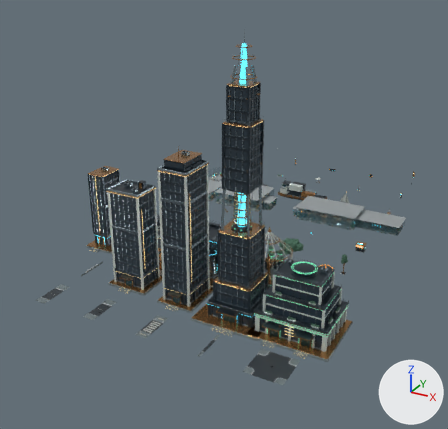
A saved change to the Blender file assets/system-world/production/aurago-world-3.blend.
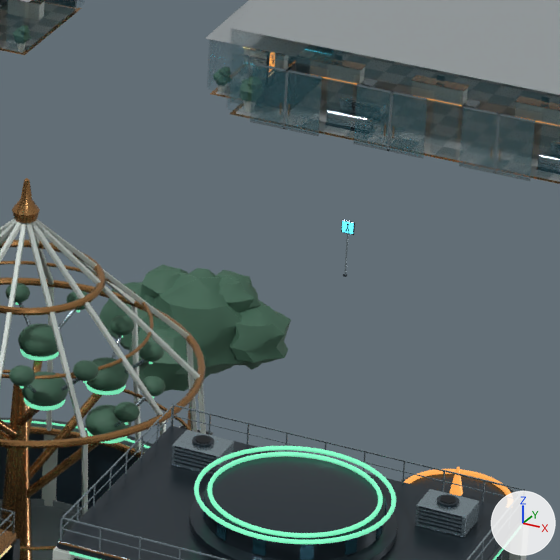
The first picture shows the older version from a 50 mm lens placed at (136.1, -129.3, 107.1), pointed at (29.3, 64.9, 10.0). The close-ups show the older and then the newer version on the part from 59% to 76% of the width and 47% to 64% of the height of that picture. Only the edits that show in the close-ups are written down. The axes (+X, +Y, +Z) are drawn at lower right. The lights are the same throughout.

Names of what the first close-up shows: 'door_0_l.003', 'door_0_r.003', 'door_1_l.002', 'door_1_r.002', 'door_2_l', 'door_2_r', 'lobby.005', 'structure.009', 'structure.013', 'structure.018', 'structure.027', 'structure.028' and 5 more.
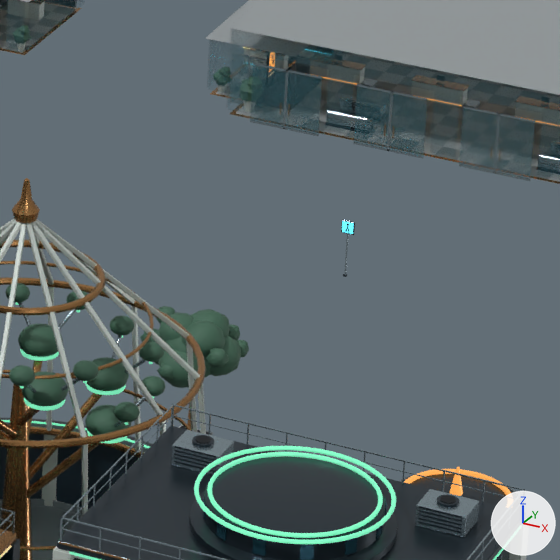
Scene script edits in JSON lines:
```json
{"block": "me_tree_round_structure", "where": "# used by ob_structure_018; parent = ob_tree_round_lod0; location = (0.0, 0.0, 0.0)"}
{"op": "remove", "block": "me_tree_round_structure", "code": "me_tree_round_structure.from_pydata(...)  # 952 vertices, 994 faces; spans x -4.83..4.5, y -4.81..4.95, z 0.0..8.41"}
{"op": "add", "block": "me_tree_round_structure", "code": "me_tree_round_structure.from_pydata(...)  # 152 vertices, 98 faces; spans x -1.12..1.11, y -1.2..1.12, z 0.0..4.74"}
{"block": "me_tree_round_structure", "change": "me_tree_round_structure part 1: 8 loose pieces with 800 vertices, spanning x -4.83..4.5, y -4.81..4.95, z 3.41..8.41, are deleted"}
{"block": "me_tree_round_structure", "change": "other edits to the shape of me_tree_round_structure do not show in these pictures"}
{"op": "remove", "block": "me_tree_round_structure", "code": "me_tree_round_structure.materials.append(mat_city_leaf)  # dark green #406753"}
{"op": "add", "block": "me_tree_round_crown", "code": ["me_tree_round_crown = bpy.data.meshes.new('tree-round.crown')", "me_tree_round_crown.from_pydata(...)  # 634 vertices, 744 faces; spans x -2.7..2.32, y -2.55..2.56, z 3.14..6.41", "me_tree_round_crown.polygons.foreach_set('use_smooth', [True] * 744)", "me_tree_round_crown.materials.append(mat_city_leaf)  # dark green #406753"]}
{"op": "add", "block": "ob_crown", "code": ["ob_crown = bpy.data.objects.new('crown', me_tree_round_crown)", "ob_crown.parent = ob_tree_round_lod0", "ob_crown.location = (0.0, 0.0, 0.0)", "_m = ob_crown.modifiers.new('weighted', 'WEIGHTED_NORMAL')", "_m.keep_sharp = True"]}
```

Where the change shows, as pixel boxes (x1, y1, x2, y2) in the close-ups (560 x 560 px):
```json
{"object": "structure.018", "change": "reshaped", "before": [99, 264, 291, 435], "after": [179, 403, 213, 435], "on screen": "mostly hidden afterwards"}
{"object": "crown", "change": "added", "after": [140, 306, 249, 388], "on screen": "dark green"}
{"part": 1, "of": "me_tree_round_structure", "change": "deleted", "before": [99, 264, 291, 391], "on screen": "dark green"}
```
